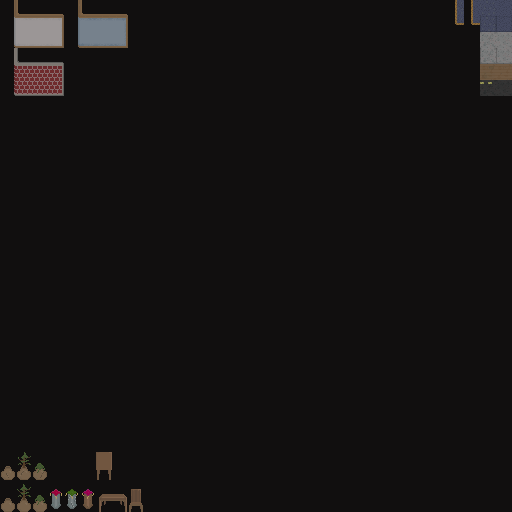
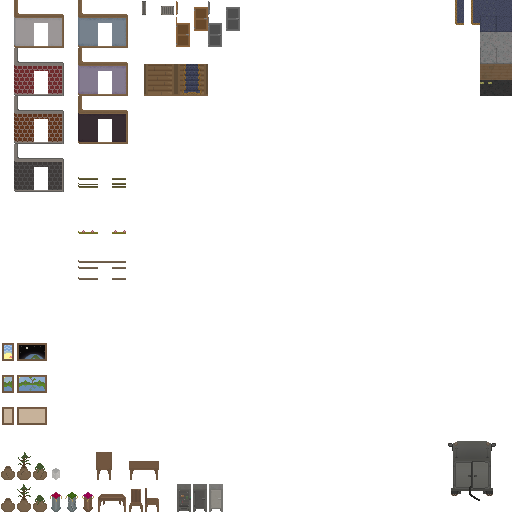
Before/after of a 512 × 512 layered artwork. What changed in the layer stack:
renamed "Layer 43" to "Layer 107", hid it, moved it out of group "Ground Items", painted on it over 96, 452, 143, 512
removed layer "Layer 39" from group "Ground Items" over 50, 489, 94, 509
removed layer "Layer 24" from group "Ground Items" over 1, 452, 47, 480
removed layer "Layer 23" from group "Ground Items" over 1, 484, 47, 512
removed group "Ground Items" (5 layers) over 1, 452, 143, 512
added group "Stairs copy" with 7 layers above "Stairs" over 176, 64, 208, 96
added layer "Layer 150" (1st of 2, in "Stairs copy") in group "Stairs copy" over 176, 64, 208, 96
added group "Stairs" with 6 layers above "Fridge" over 144, 64, 176, 96
added layer "Layer 150" (2nd of 2, in "Stairs") in group "Stairs" over 144, 64, 176, 96
added group "Fridge" with 6 layers above "Vending Machine" over 0, 0, 512, 512
added layer "Layer 96" (soft light, 72%) in group "Fridge" over 0, 0, 512, 512
added group "Painting" with 1 layers above "Doors" over 2, 343, 47, 425
added layer "Layer 83" in group "Painting" over 2, 343, 47, 425
added group "Doors" with 1 layers above "Van" over 176, 1, 240, 47
added layer "Layer 63" in group "Doors" over 176, 1, 240, 47
added group "Van" with 1 layers above "Ground" over 448, 441, 496, 501
added layer "Layer 62" in group "Van" over 448, 441, 496, 501
added group "Ground" with 2 layers above "Floors" over 1, 1, 174, 512
added layer "Layer 65" in group "Ground" over 1, 1, 174, 512
added group "Wall Decoration" with 4 layers above "Walls" over 78, 144, 128, 280
added layer "Layer 123" in group "Wall Decoration" over 78, 260, 126, 280
renamed "Layer 41" to "Layer 129", painted on it over 14, 0, 128, 192
removed layer "Layer 11" from group "Walls" over 14, 0, 128, 48
hid "Layer 0" over 0, 0, 512, 512
…and 17 more changes (16 added, 1 removed)
